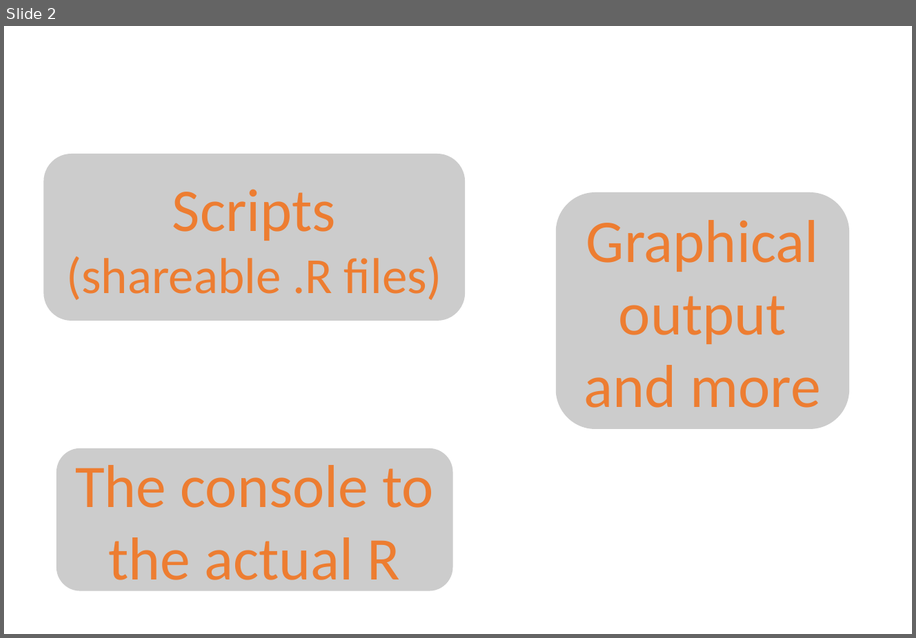
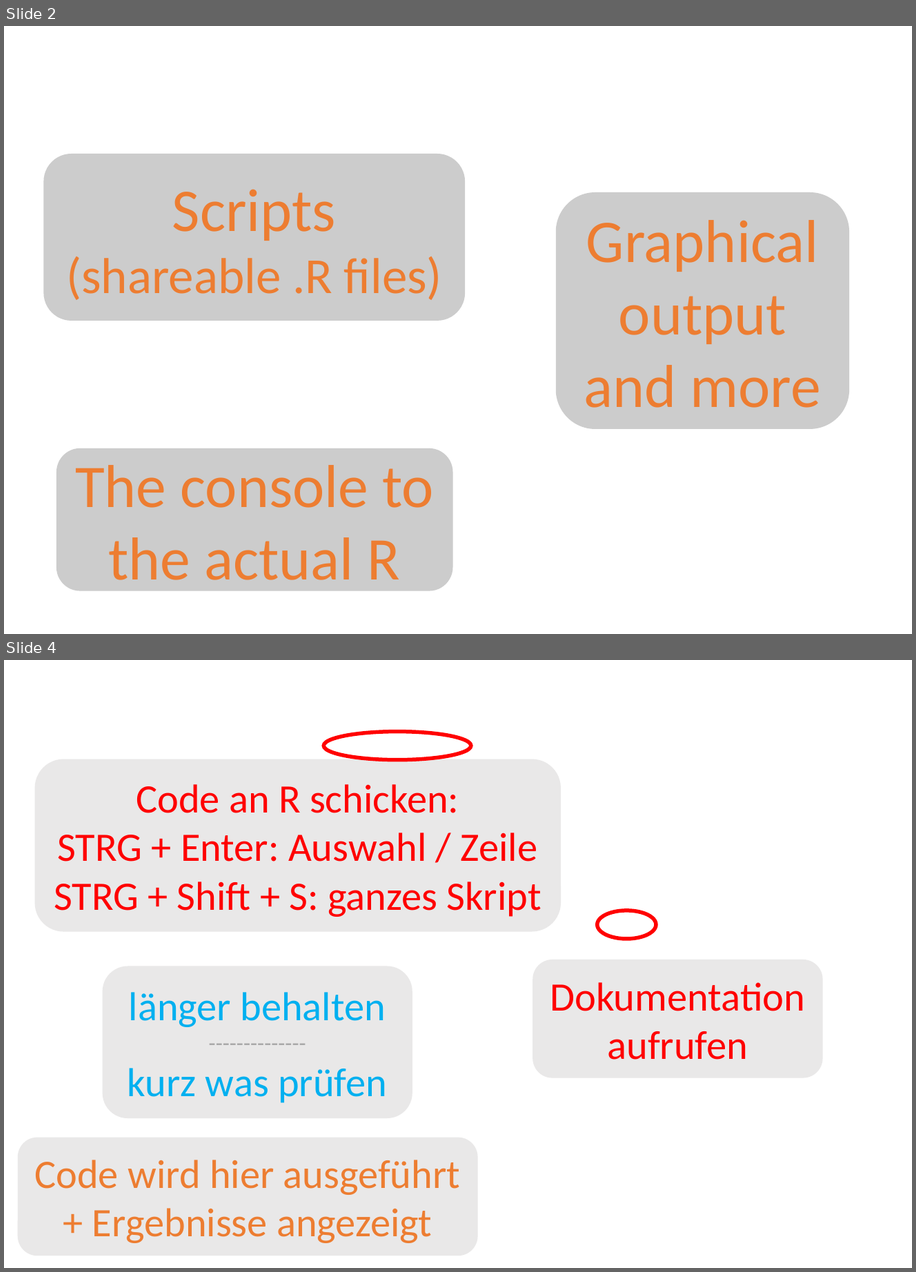
Before and after one commit to brry/course, a slide deck: externalfig/Rstudio.pptx. Shown one above the other, each under a label of ours: slide 2 before the commit, slides 2 and 4 after it; the slides between them are not shown. The pictures are 916x638 and 916x1272 pixels, drawn with LibreOffice and Linux fonts; fonts in the diff are those of the drawing; background and template pictures are left out. Boxes give left, top, right and bottom in pixels: in the first picture for what was removed or moved away, otherwise in the second. Text is boxed around its words. In the diff, an @@ line names an element or a change of style, - is before the commit and + after.

```diff
--- a/externalfig/Rstudio.pptx
+++ b/externalfig/Rstudio.pptx
@@ slide 4 added at (4, 660, 912, 1268), background picture (left out) @@
@@ ellipse added at (323, 732, 470, 760), outline #FF0000 3 pt @@
@@ rounded rectangle added at (35, 759, 561, 931), fill #E7E6E6 at 91% opacity, 32 pt, text #FF0000 @@
+Code an R schicken:
+STRG + Enter: Auswahl / Zeile
+STRG + Shift + S: ganzes Skript
@@ ellipse added at (597, 910, 656, 939), outline #FF0000 3 pt @@
@@ rounded rectangle added at (102, 966, 412, 1119), fill #E7E6E6 at 91% opacity, 32 pt, text #00B0F0 @@
+länger behalten
+--------------
+kurz was prüfen
@@ rounded rectangle added at (533, 959, 822, 1077), fill #E7E6E6 at 91% opacity, 32 pt, text #FF0000 @@
+Dokumentation aufrufen
@@ rounded rectangle added at (18, 1137, 478, 1255), fill #E7E6E6 at 91% opacity, 32 pt, text #ED7D31 @@
+Code wird hier ausgeführt + Ergebnisse angezeigt
```
Also in this commit, not shown: 3 other slides added, 6 other files.
